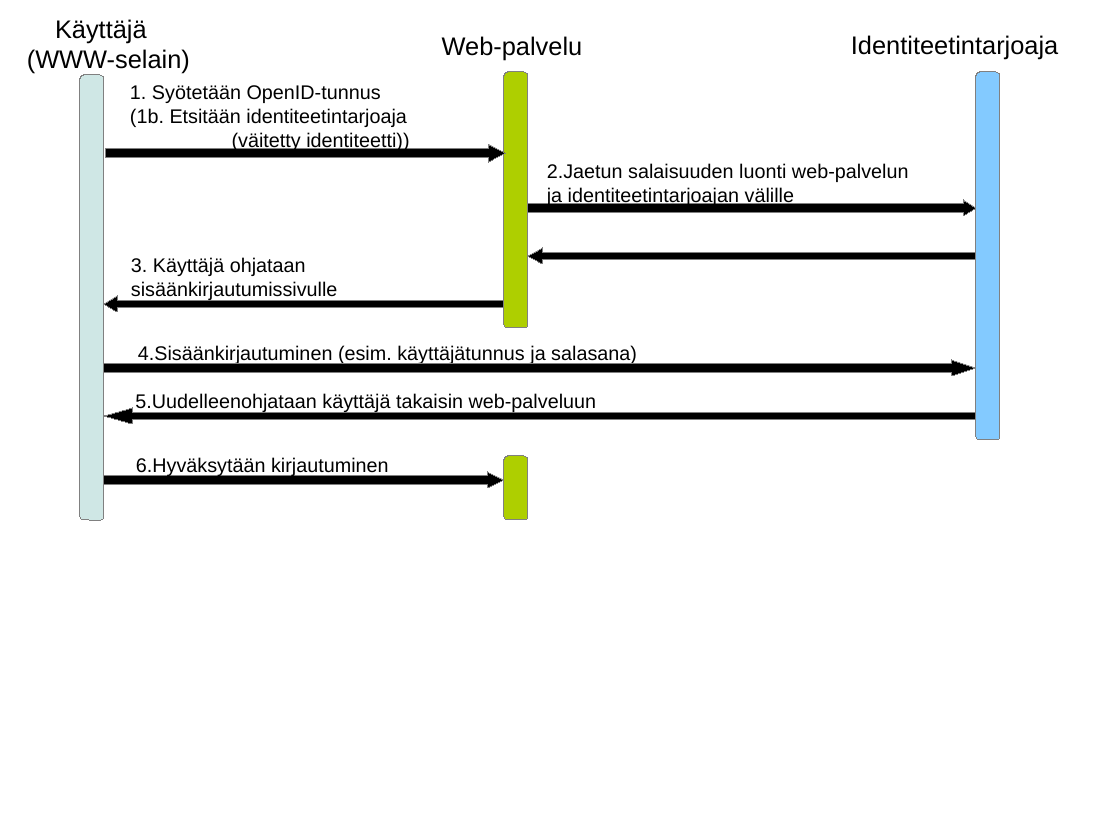
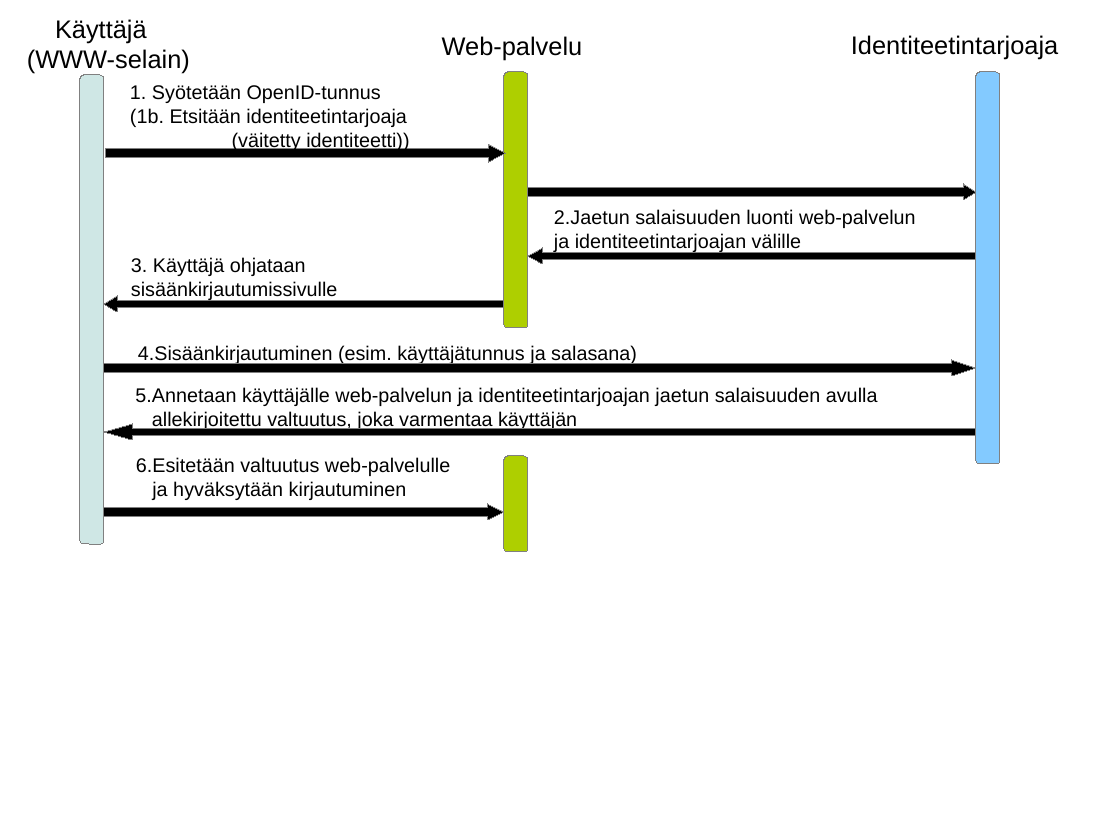
Before and after one commit to omjokine/gradu, a slide deck: slide 7 of kuvat/web_kuvat.odp. Drawn at 1120x840 pixels with LibreOffice and Linux fonts; fonts in the diff are those of the drawing. Boxes give left, top, right and bottom in pixels: in the first picture for what was removed or moved away, otherwise in the second. Text is boxed around its words. In the diff, an @@ line names an element or a change of style, - is before the commit and + after.

```diff
--- a/kuvat/web_kuvat.odp
+++ b/kuvat/web_kuvat.odp
@@ freeform shape resized from (x1=80, y1=75, x2=105, y2=520) to (x1=80, y1=75, x2=105, y2=545) @@
@@ freeform shape resized from (x1=977, y1=72, x2=1001, y2=440) to (x1=977, y1=72, x2=1001, y2=464) @@
@@ right arrow moved from (x1=528, y1=200, x2=977, y2=216) to (x1=528, y1=184, x2=977, y2=200) @@
@@ text "2.Jaetun salaisuuden luonti web-palvelun" moved from (x1=547, y1=163, x2=909, y2=206) to (x1=554, y1=209, x2=916, y2=253) @@
@@ text added at (x1=135, y1=387, x2=878, y2=430), 14 pt, text #000000 @@
+5.Annetaan käyttäjälle web-palvelun ja identiteetintarjoajan jaetun salaisuuden avulla
+allekirjoitettu valtuutus, joka varmentaa käyttäjän
@@ text removed at (x1=135, y1=393, x2=597, y2=413) @@
-5.Uudelleenohjataan käyttäjä takaisin web-palveluun
@@ left arrow moved from (x1=104, y1=409, x2=976, y2=425) to (x1=104, y1=424, x2=976, y2=440) @@
@@ text at (x1=136, y1=457, x2=450, y2=500): text changed @@
-6.Hyväksytään kirjautuminen
+6.Esitetään valtuutus web-palvelulle
+ja hyväksytään kirjautuminen
@@ freeform shape resized from (x1=504, y1=456, x2=528, y2=520) to (x1=504, y1=456, x2=528, y2=552) @@
@@ right arrow moved from (x1=104, y1=473, x2=504, y2=489) to (x1=104, y1=504, x2=504, y2=520) @@
```
Also in this commit, not shown: 7 other files.
